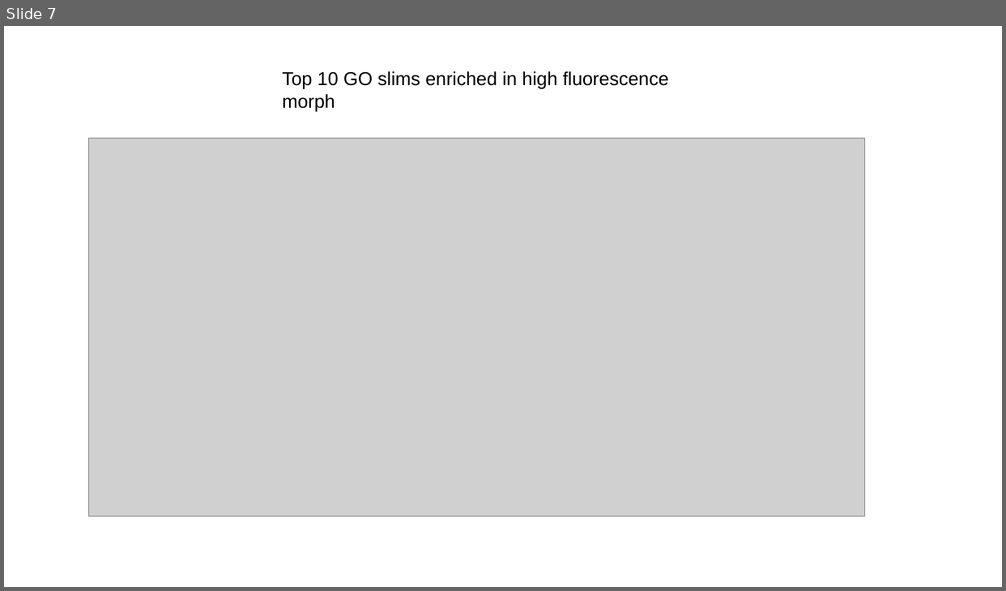
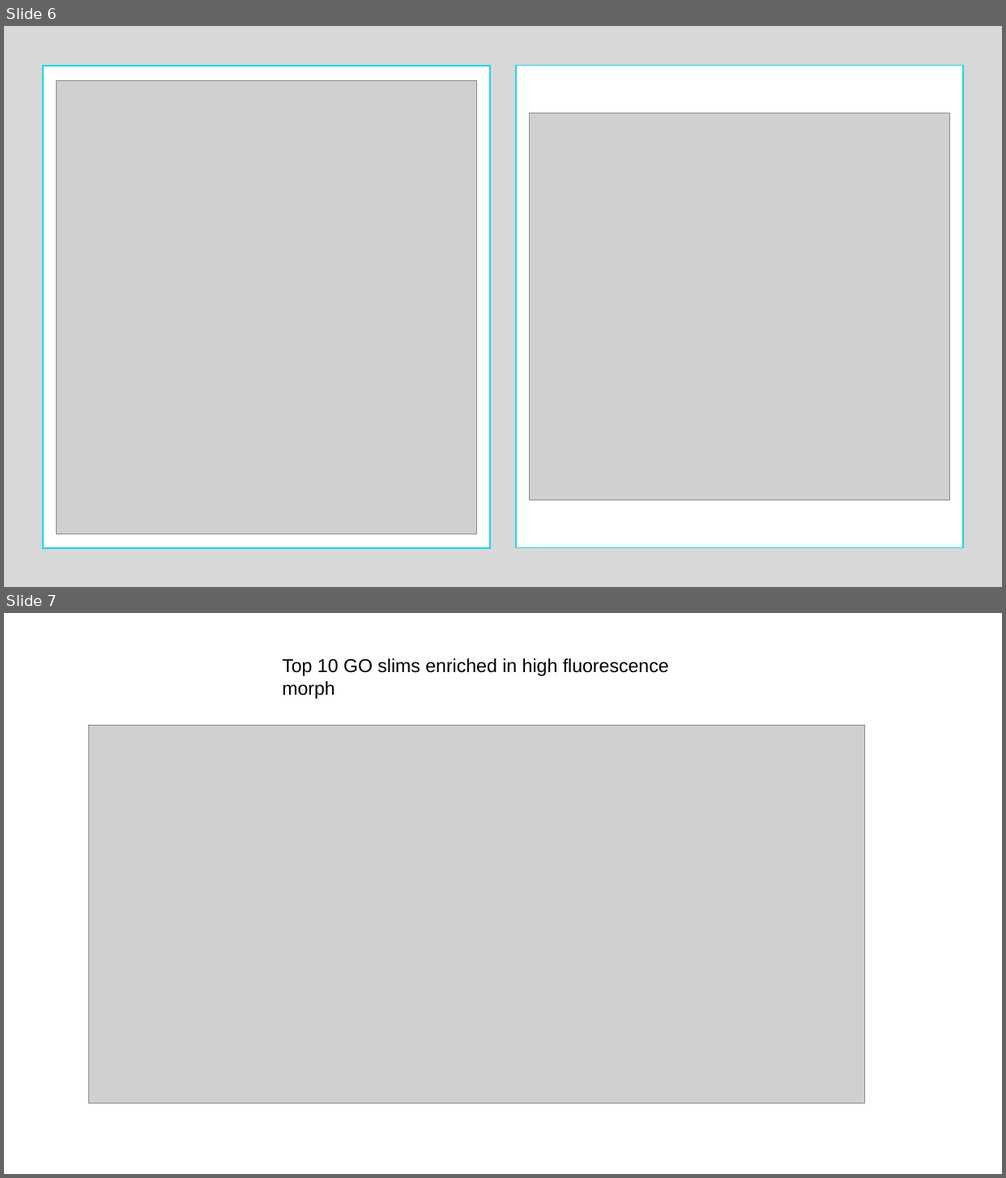
Before and after one commit to LielUziahu/Stylophora-pistillata-FPs, a slide deck: Output/Planulae_plots.pptx. Shown one above the other, each under a label of ours: slide 7 before the commit, slides 6 and 7 after it. The pictures are 1006x591 and 1006x1178 pixels, drawn with LibreOffice and Linux fonts; fonts in the diff are those of the drawing; grey boxes stand for pictures. Boxes give left, top, right and bottom in pixels: in the first picture for what was removed or moved away, otherwise in the second. Text is boxed around its words. In the diff, an @@ line names an element or a change of style, - is before the commit and + after.

```diff
--- a/Output/Planulae_plots.pptx
+++ b/Output/Planulae_plots.pptx
@@ slide 6 added at box(4, 26, 1002, 587), background #FFFFFF @@
@@ rectangle added at box(4, 26, 1002, 587), fill #808080 at 30% opacity @@
@@ rectangle added at box(43, 66, 490, 548), fill #FFFFFF, outline #1AD8E4 1.5 pt @@
@@ rectangle added at box(516, 66, 963, 548), fill #FFFFFF, outline #1AD8E4 1.5 pt @@
@@ picture added at box(57, 80, 476, 535) @@
@@ picture added at box(530, 113, 949, 501) @@
```
Also in this commit, not shown: 1 slide changed, 3 other slides added, 4 slides removed, 4 other files.
